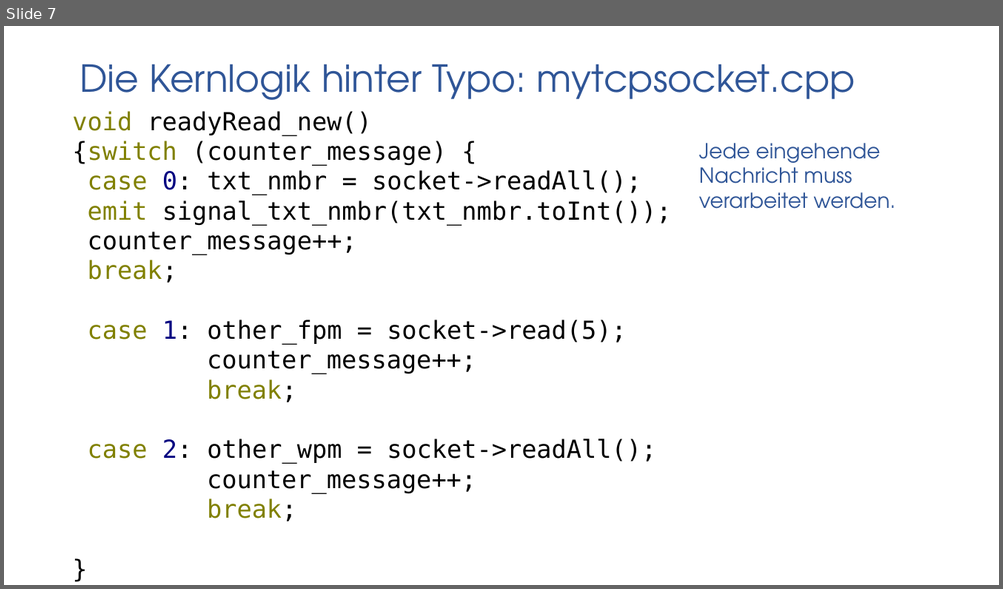
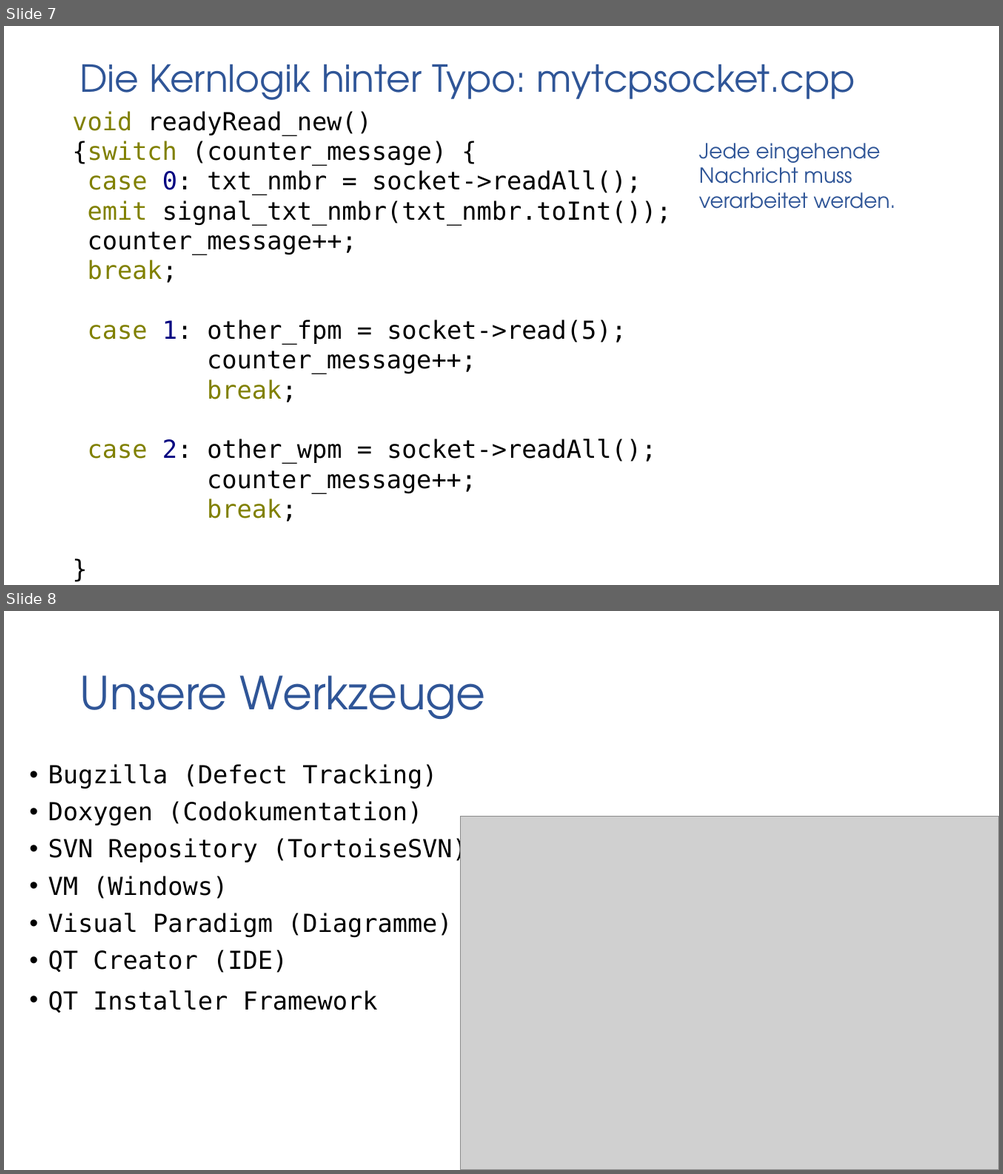
Before and after one commit to gaffli/typo, a slide deck: Meilensteine/MS 5/Projekt.pptx. Shown one above the other, each under a label of ours: slide 7 before the commit, slides 7 and 8 after it. The pictures are 1003x589 and 1003x1174 pixels, drawn with LibreOffice and Linux fonts; fonts in the diff are those of the drawing; grey boxes stand for pictures; background and template pictures are left out. Boxes give left, top, right and bottom in pixels: in the first picture for what was removed or moved away, otherwise in the second. Text is boxed around its words. In the diff, an @@ line names an element or a change of style, - is before the commit and + after.

```diff
--- a/Meilensteine/MS 5/Projekt.pptx
+++ b/Meilensteine/MS 5/Projekt.pptx
@@ slide 8 added at box(4, 611, 999, 1170), background picture (left out) @@
@@ title added at box(79, 675, 486, 720), 44 pt, text #2F5597 @@
+Unsere Werkzeuge
@@ text added at box(48, 764, 467, 1014), 24 pt, text #000000 @@
+• Bugzilla (Defect Tracking)
+• Doxygen (Codokumentation)
+• SVN Repository (TortoiseSVN)
+• VM (Windows)
+• Visual Paradigm (Diagramme)
+• QT Creator (IDE)
+• QT Installer Framework
@@ picture added at box(461, 816, 999, 1170) @@
```
Also in this commit, not shown: 4 other slides added.
